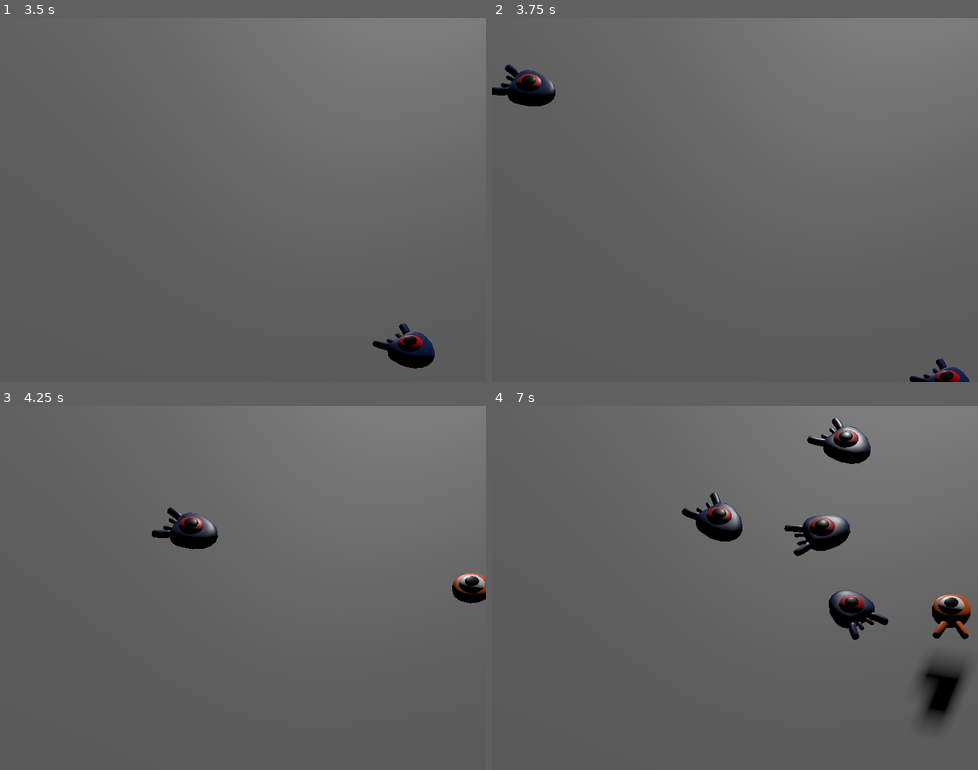
Above: before the commit, frames 1-4 (two rows, left to right).
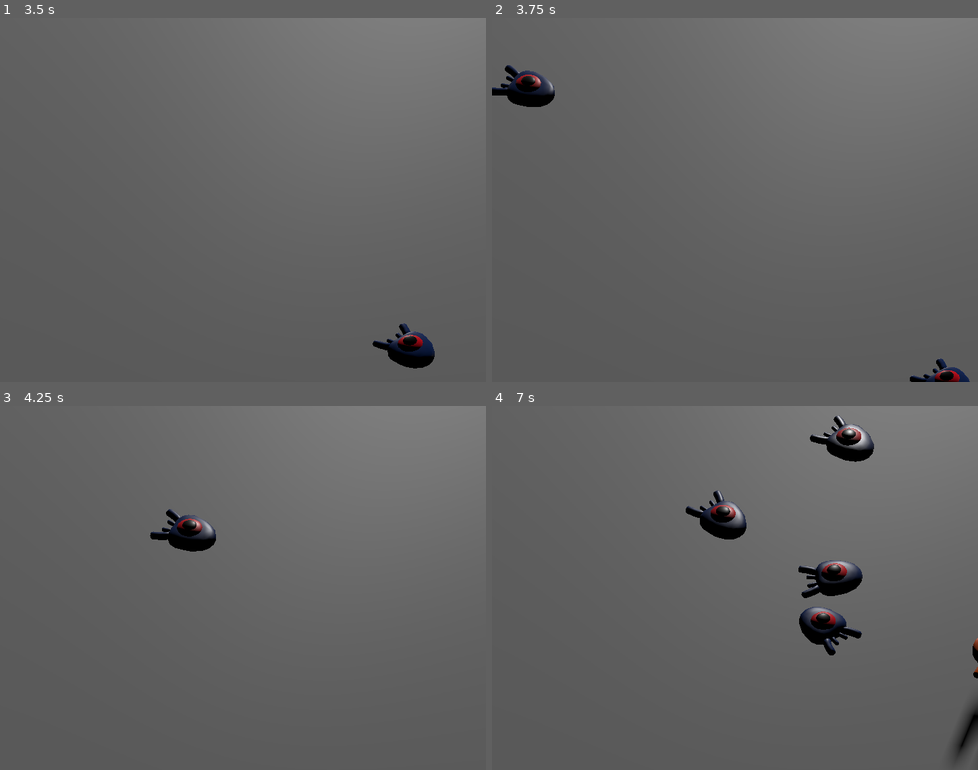
Above: after the commit, the same moments.

Repository: Ednaxx/godot_first-3D_game
Game: Godot game, scene res://main.tscn
Two runs of this game, one before a commit and one after it. Both use one fixed random seed, a clock stepped at 60 frames per second and the inputs below.
Inputs:
- Up to frame 1 (3.5 s): tap Enter at 0.5 s; hold D (move_right) 0.53-1.28 s; tap Space (jump) at 0.77, 1.52, 3.02 s; hold S (move_back) 1.28-2.03 s; hold D (move_right) 2.03-2.78 s; hold W (move_forward) from 2.78 s (still down)
- Up to frame 2 (3.75 s): release W (move_forward) at 3.53 s; hold A (move_left) from 3.53 s (still down)
- Up to frame 3 (4.25 s): keep holding A (move_left); tap Space (jump) at 3.77 s
- Up to frame 4 (7 s): tap Space (jump) at 4.52, 6.02, 6.77 s; release A (move_left) at 5.03 s; hold S (move_back) 5.03-5.78 s; hold D (move_right) 5.78-6.53 s; hold W (move_forward) from 6.53 s (still down)

Frame 1 is identical in both runs. In frame 2, 0.1% of the frame differs, in the area x 0-14%, y 12-25%; in frame 3, 1.0%; in frame 4, 7.2%, in the area x 39-100%, y 2-98%.

Commit message:
Add world boundary for player

Diff:
--- a/main.tscn
+++ b/main.tscn
@@ -17,6 +17,9 @@
 }
 point_count = 5
 
+[sub_resource type="BoxShape3D" id="BoxShape3D_hr8j8"]
+size = Vector3(1, 1, 33)
+
 [node name="Main" type="Node"]
 script = ExtResource("1_mvyrr")
 mob_scene = ExtResource("2_yn5ev")
@@ -25,21 +28,27 @@
 transform = Transform3D(1, 0, 0, 0, 1, 0, 0, 0, 1, 0, -1, 0)
 collision_layer = 4
 collision_mask = 0
+metadata/_edit_lock_ = true
 
 [node name="CollisionShape3D" type="CollisionShape3D" parent="Ground"]
 shape = SubResource("BoxShape3D_wx5oo")
+metadata/_edit_lock_ = true
 
 [node name="MeshInstance3D" type="MeshInstance3D" parent="Ground"]
 mesh = SubResource("BoxMesh_e0kvj")
+metadata/_edit_lock_ = true
 
 [node name="DirectionalLight3D" type="DirectionalLight3D" parent="."]
 transform = Transform3D(-0.961087, -0.082899, 0.263512, 0.0117124, 0.940824, 0.338694, -0.275996, 0.328601, -0.903243, -0.251539, 18.8353, -1.91404)
 shadow_enabled = true
+metadata/_edit_lock_ = true
 
 [node name="Player" parent="." instance=ExtResource("1_nux04")]
+metadata/_edit_lock_ = true
 
 [node name="CameraPivot" type="Marker3D" parent="."]
 transform = Transform3D(1, 0, 0, 0, 0.707107, 0.707107, 0, -0.707107, 0.707107, 0, 0, 0)
+metadata/_edit_lock_ = true
 
 [node name="Camera3D" type="Camera3D" parent="CameraPivot"]
 transform = Transform3D(1, 0, 0, 0, 1, 0, 0, 0, 1, 0, 0, 19)
@@ -48,6 +57,7 @@
 
 [node name="SpawnPath" type="Path3D" parent="."]
 curve = SubResource("Curve3D_wialj")
+metadata/_edit_lock_ = true
 
 [node name="SpawnLocation" type="PathFollow3D" parent="SpawnPath"]
 transform = Transform3D(-0.0019844, 1.64902e-06, -0.999998, 5.68434e-14, 1, 1.64902e-06, 0.999998, 3.27226e-09, -0.0019844, -14.3769, 0.0130234, -16.3569)
@@ -56,4 +66,29 @@
 wait_time = 0.5
 autostart = true
 
+[node name="StaticBody3D" type="StaticBody3D" parent="."]
+transform = Transform3D(1, 0, 0, 0, 1, 0, 0, 0, 1, -14, 0, -16)
+collision_layer = 4
+collision_mask = 0
+
+[node name="CollisionShape3D" type="CollisionShape3D" parent="StaticBody3D"]
+transform = Transform3D(1, 0, 0, 0, 1, 0, 0, 0, 1, 0, 0, 16)
+shape = SubResource("BoxShape3D_hr8j8")
+metadata/_edit_lock_ = true
+
+[node name="CollisionShape3D2" type="CollisionShape3D" parent="StaticBody3D"]
+transform = Transform3D(1, 0, 0, 0, 1, 0, 0, 0, 1, 29, 0, 15)
+shape = SubResource("BoxShape3D_hr8j8")
+metadata/_edit_lock_ = true
+
+[node name="CollisionShape3D3" type="CollisionShape3D" parent="StaticBody3D"]
+transform = Transform3D(-4.37114e-08, 0, 1, 0, 1, 0, -1, 0, -4.37114e-08, 14, 0, 31.5)
+shape = SubResource("BoxShape3D_hr8j8")
+metadata/_edit_lock_ = true
+
+[node name="CollisionShape3D4" type="CollisionShape3D" parent="StaticBody3D"]
+transform = Transform3D(-4.37114e-08, 0, 1, 0, 1, 0, -1, 0, -4.37114e-08, 14, 0, -0.5)
+shape = SubResource("BoxShape3D_hr8j8")
+metadata/_edit_lock_ = true
+
 [connection signal="timeout" from="MobTimer" to="." method="_on_mob_timer_timeout"]
Not shown: 1 places in main.tscn that only renumber resources
